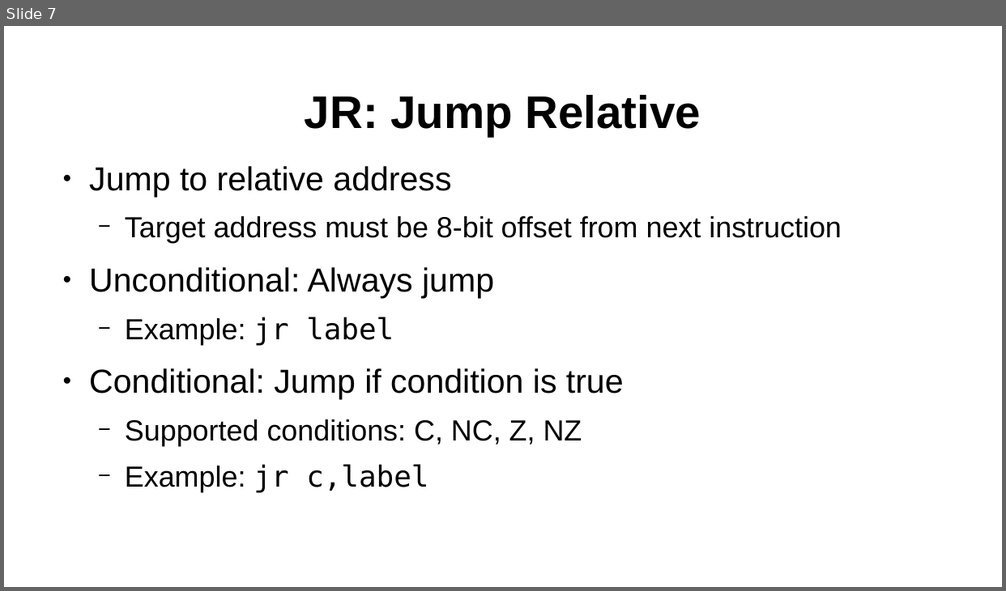
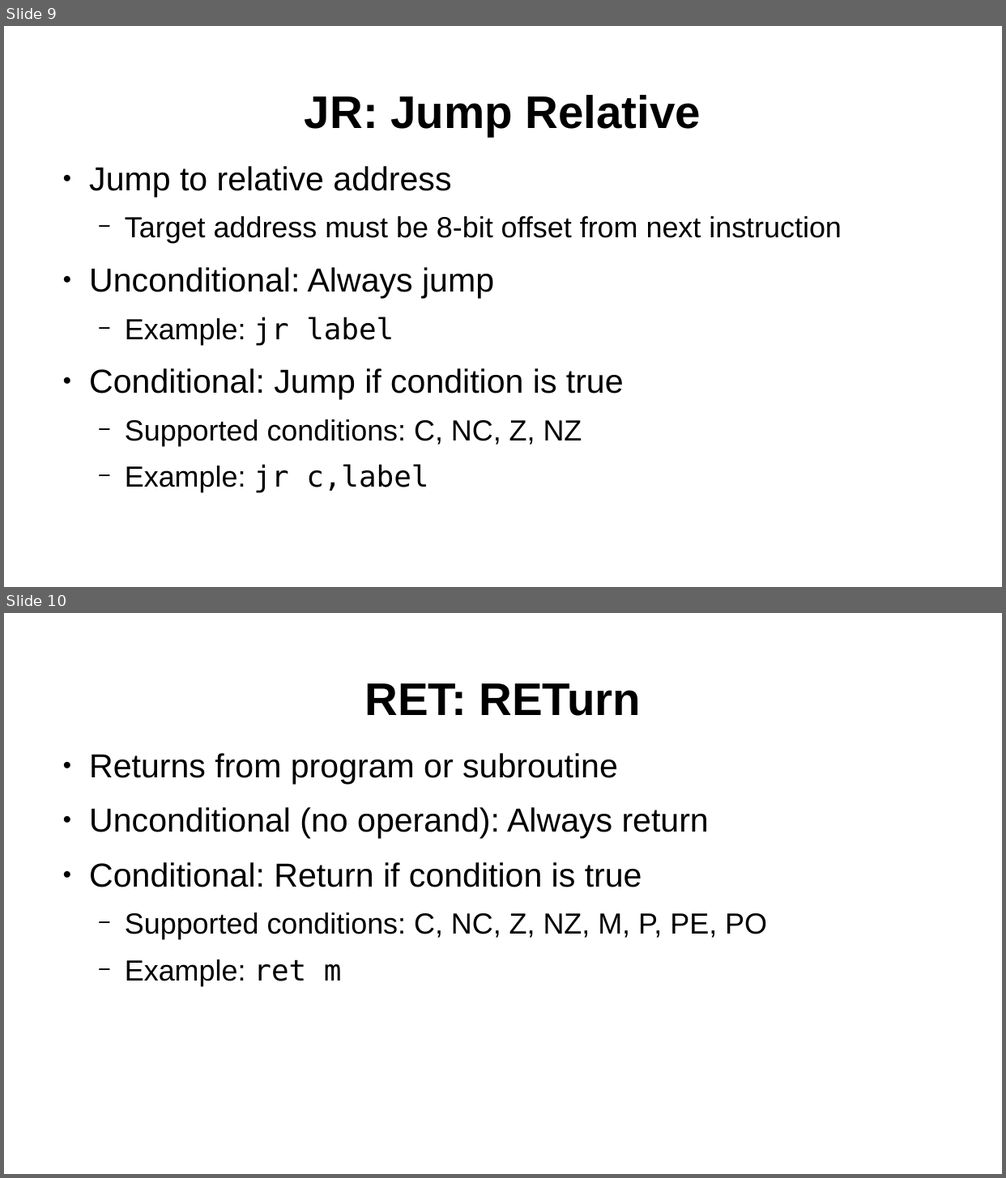
Before and after one commit to SlithyMatt/zxs-assembly-tutorial, a slide deck: Lesson4/Lesson4.odp. Shown one above the other, each under a label of ours: slide 7 before the commit, slides 9 and 10 after it. The pictures are 1006x591 and 1006x1178 pixels, drawn with LibreOffice and Linux fonts; fonts in the diff are those of the drawing. Boxes give left, top, right and bottom in pixels: in the first picture for what was removed or moved away, otherwise in the second. Text is boxed around its words. In the diff, an @@ line names an element or a change of style, - is before the commit and + after.

Commit message:
Finished Lesson 4 slides and program

```diff
--- a/Lesson4/Lesson4.odp
+++ b/Lesson4/Lesson4.odp
@@ slide 10 added at (x1=4, y1=613, x2=1002, y2=1174), background #FFFFFF @@
@@ title added at (x1=364, y1=683, x2=641, y2=716), 44 pt, text #000000, bold @@
+RET: RETurn
@@ text added at (x1=89, y1=753, x2=767, y2=986), 32 pt, text #000000 @@
+● Returns from program or subroutine
+● Unconditional (no operand): Always return
+● Conditional: Return if condition is true
+  − Supported conditions: C, NC, Z, NZ, M, P, PE, PO
+  − Example: ret m
@@ what was slide 7 is now slide 9 @@
```
Also in this commit, not shown: 1 slide changed, 5 other slides added, 12 slides removed, 2 other files.
